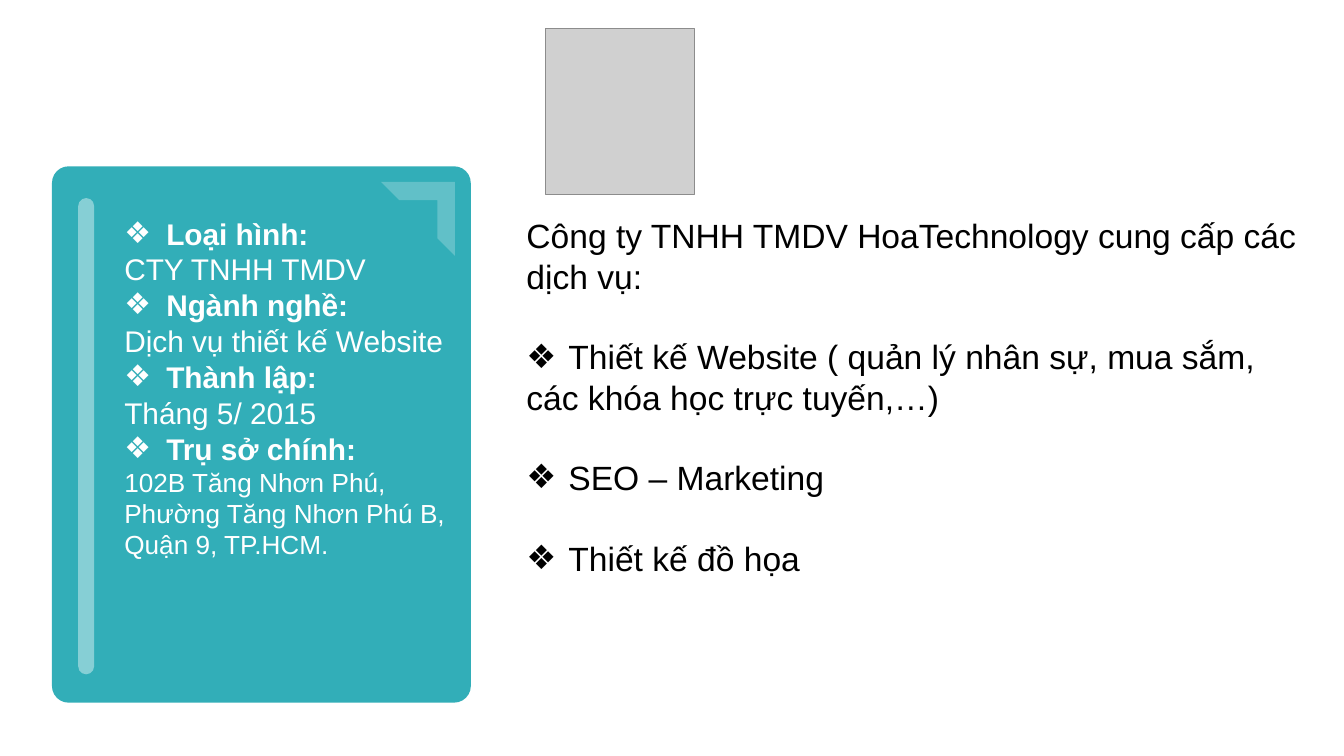
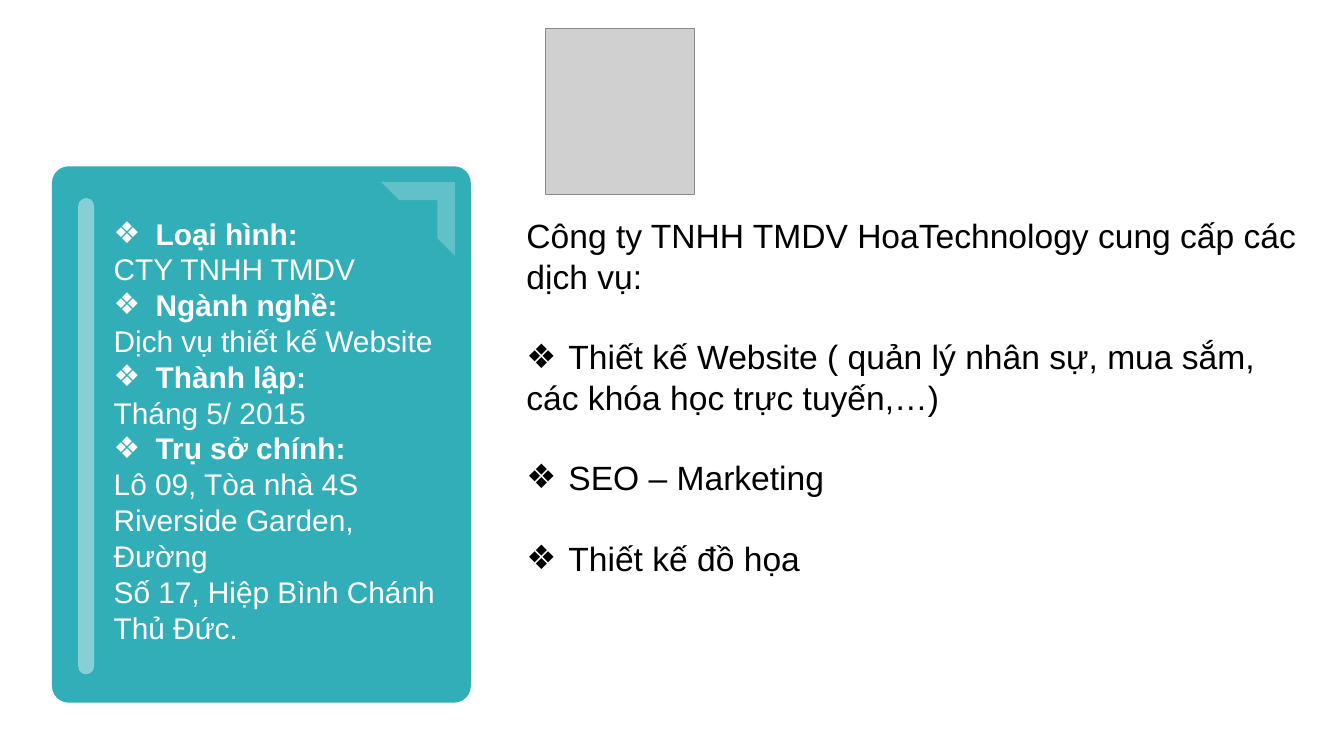
Before and after one commit to haanhvu010799/BaoCaoMonHoc, a slide deck: slide 3 of Thực Tập/BAOCAOTHUCTAP.pptx. Drawn at 1344x756 pixels with LibreOffice and Linux fonts; fonts in the diff are those of the drawing; grey boxes stand for pictures. Boxes give left, top, right and bottom in pixels: in the first picture for what was removed or moved away, otherwise in the second. Text is boxed around its words. In the diff, an @@ line names an element or a change of style, - is before the commit and + after.

```diff
--- a/Thực Tập/BAOCAOTHUCTAP.pptx
+++ b/Thực Tập/BAOCAOTHUCTAP.pptx
@@ text "Loại hình:": place and size @@
-text "Loại hình:" at <box>124,223,445,559</box>
+text "Loại hình:" at <box>114,223,435,608</box>
@@ text at <box>114,473,435,608</box>: text changed; size 14 to 16 pt @@
-102B Tăng Nhơn Phú, Phường Tăng Nhơn Phú B, Quận 9, TP.HCM.
+Lô 09, Tòa nhà 4S Riverside Garden, Đường
+Số 17, Hiệp Bình Chánh Thủ Đức.
```
Also in this commit, not shown: 3 other slides changed, 1 other file.
